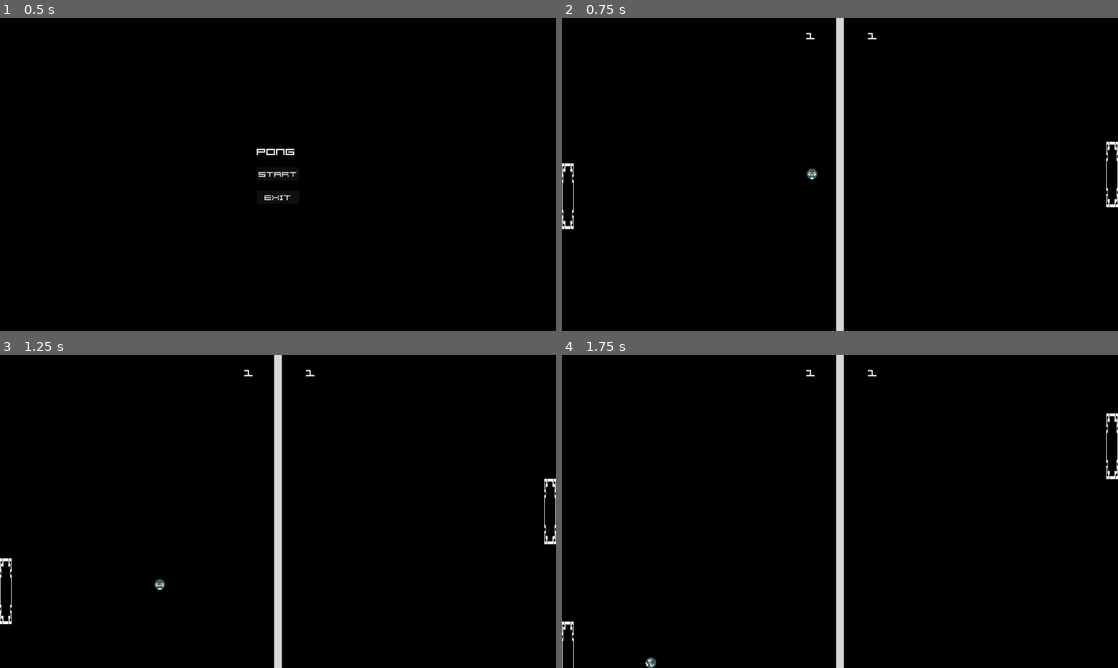
Above: before the commit, frames 1-4 (two rows, left to right).
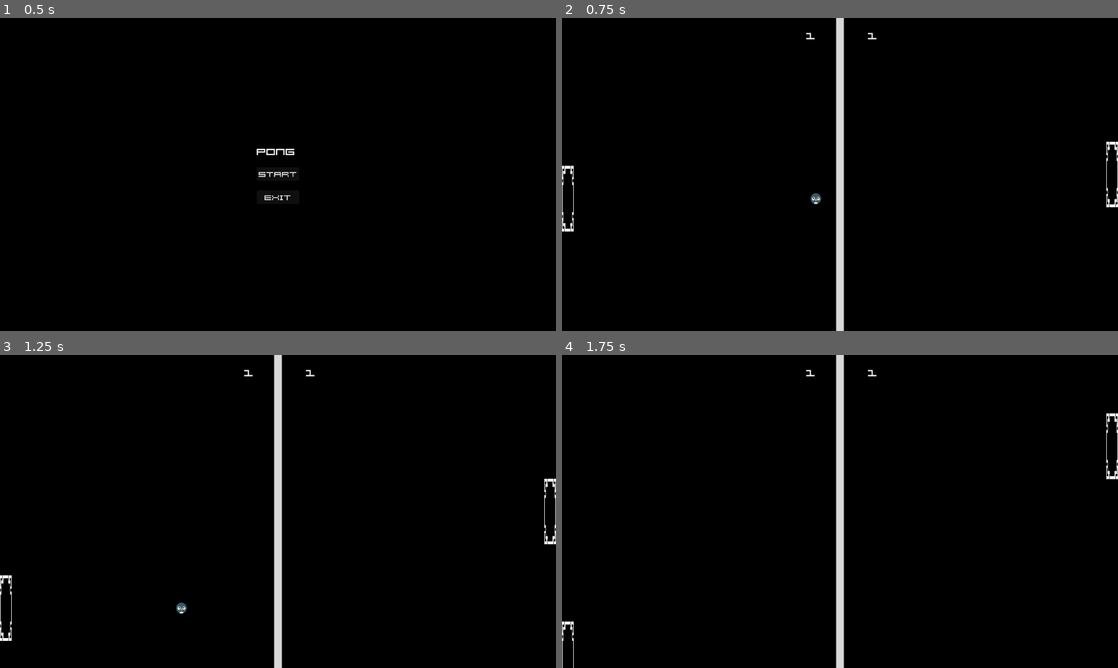
Above: after the commit, the same moments.

Repository: BliniMango/pong-1
Game: Godot game, scene res://scenes/main_menu.tscn
Two runs of this game, one before a commit and one after it. Both use one fixed random seed, a clock stepped at 60 frames per second and the inputs below.
Inputs:
- Up to frame 1 (0.5 s): no input
- Up to frame 2 (0.75 s): click "Start" at 0.5 s
- Up to frame 3 (1.25 s): no input
- Up to frame 4 (1.75 s): hold Up (ui_up) from 1.28 s (still down)

Frame 1 is identical in both runs. In frame 2, 0.2% of the frame differs, in the area x 0-47%, y 46-69%; in frame 3, 0.3%, in the area x 0-34%, y 64-92%; in frame 4, less than 0.1%.

Commit message:
Ball script settled

Diff:
--- a/project.godot
+++ b/project.godot
@@ -17,7 +17,6 @@
 
 [display]
 
-window/size/mode=2
 window/stretch/mode="viewport"
 
 [input]
--- a/scenes/ball.tscn
+++ b/scenes/ball.tscn
@@ -6,8 +6,9 @@
 [sub_resource type="CircleShape2D" id="CircleShape2D_uhm4l"]
 radius = 11.0454
 
-[node name="Ball" type="RigidBody2D"]
-collision_mask = 3
+[node name="Ball" type="CharacterBody2D"]
+collision_layer = 2
+collision_mask = 0
 script = ExtResource("1_odajw")
 
 [node name="Sprite2D" type="Sprite2D" parent="."]
--- a/scenes/main_game.tscn
+++ b/scenes/main_game.tscn
@@ -36,7 +36,8 @@
 color = Color(1, 1, 1, 0.847059)
 
 [node name="Boarders" type="StaticBody2D" parent="."]
-collision_layer = 2
+collision_layer = 0
+collision_mask = 2
 
 [node name="TopBoarder" type="CollisionShape2D" parent="Boarders"]
 position = Vector2(575, -24)
--- a/scripts/Ball.gd
+++ b/scripts/Ball.gd
@@ -1,14 +1,40 @@
-extends RigidBody2D
+extends CharacterBody2D
 
-@export var speed: float = 400
+const speed = 300
+var dir = Vector2.ZERO
 
 func _ready():
-	randomize()
-	linear_velocity = Vector2(randf_range(-1, 1), randf_range(-1, 1)).normalized() * speed
+#	randomize()
+#	linear_velocity = Vector2(randf_range(-1, 1), randf_range(-1, 1)).normalized() * speed
+	dir.y = [1, -1].pick_random()
+	dir.x = [1, -1].pick_random()
 
-func _integrate_forces(state):
-	if position.y < 0 or position.y > 650:
-		linear_velocity.y *= -1
+func _physics_process(delta):
+	if dir != Vector2.ZERO:
+		velocity = dir * speed
+	else:
+		velocity = velocity.move_toward(Vector2.ZERO, speed)
+	move_and_slide()
 
-	if position.x < 0 or position.x > 1155:  # Assuming screen width is 800
-		linear_velocity.x *= -1
+
+
+
+
+
+
+
+
+
+
+
+
+
+
+
+
+#func _integrate_forces(state):
+#	if position.y < 0 or position.y > 650:
+#		linear_velocity.y *= -1
+
+#	if position.x < 0 or position.x > 1155:  # Assuming screen width is 800
+#		linear_velocity.x *= -1
--- a/scripts/cpu_paddle.gd
+++ b/scripts/cpu_paddle.gd
@@ -3,7 +3,7 @@
 @export var speed: float = 300
 @export var ball_path: NodePath
 
-var ball: RigidBody2D
+var ball: CharacterBody2D
 
 func _ready():
 	ball = get_node(ball_path)
